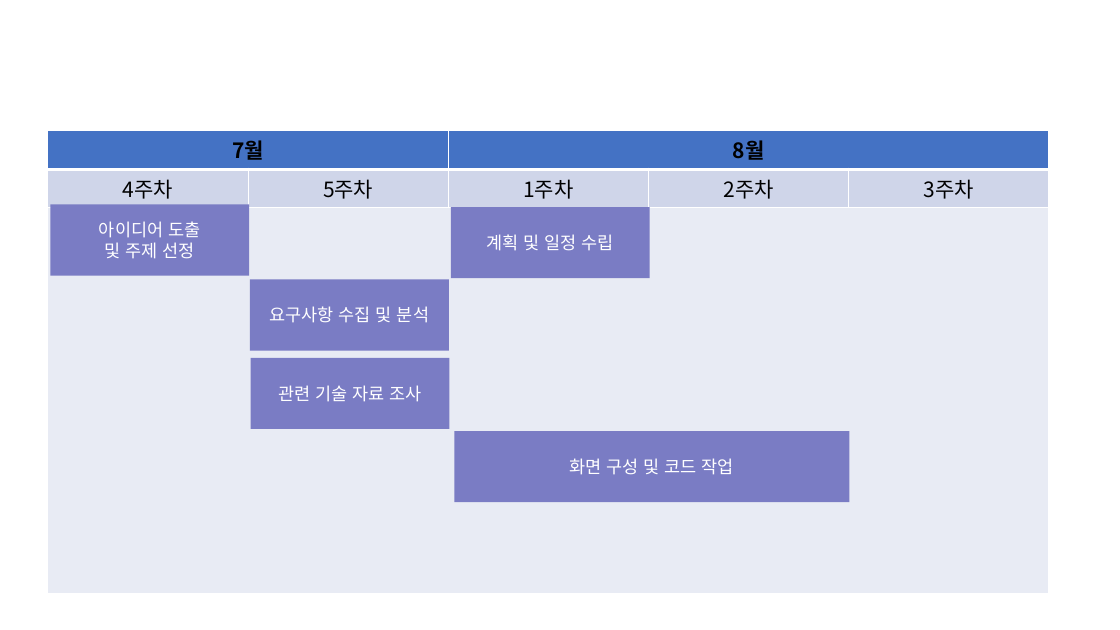
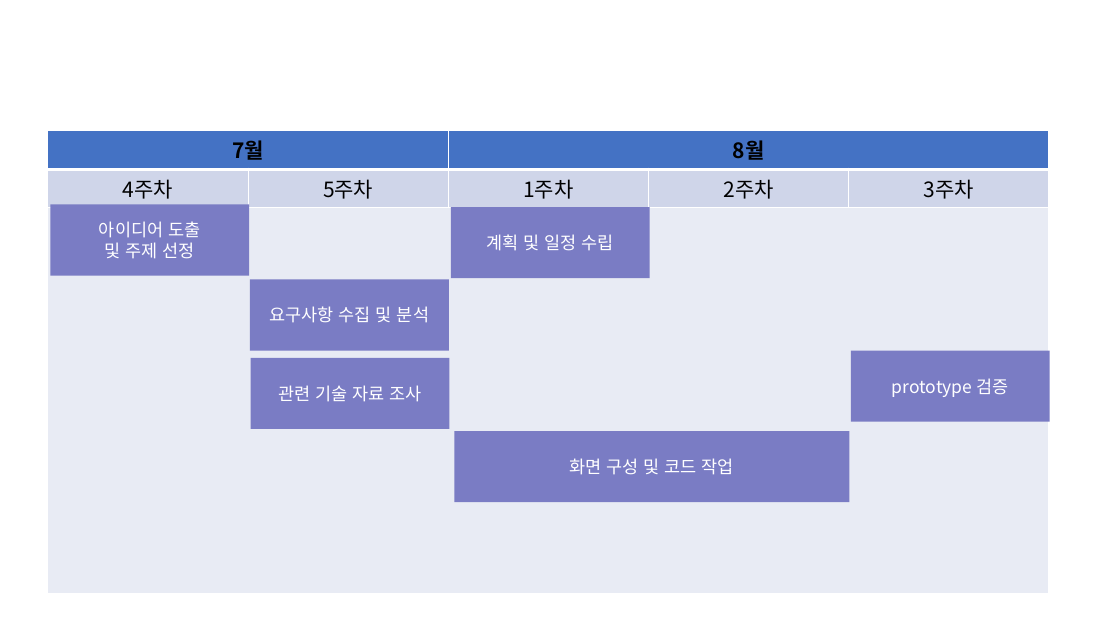
Before and after one commit to ChaeSung-Lee/DJ_InternShip, a slide deck: slide 19 of 2021_Summer/jp.hong/Project_BnD_jph.pptx (slide 20 before the commit). Drawn at 1120x630 pixels with LibreOffice and Linux fonts; fonts in the diff are those of the drawing. Boxes give left, top, right and bottom in pixels: in the first picture for what was removed or moved away, otherwise in the second. Text is boxed around its words. In the diff, an @@ line names an element or a change of style, - is before the commit and + after.

```diff
--- a/2021_Summer/jp.hong/Project_BnD_jph.pptx
+++ b/2021_Summer/jp.hong/Project_BnD_jph.pptx
@@ rectangle added at (851, 350, 1050, 422), fill #7A7CC4, 15 pt, text #FFFFFF @@
+prototype 검증
```
Also in this commit, not shown: 3 other slides changed, 1 slide added, 1 slide removed.
